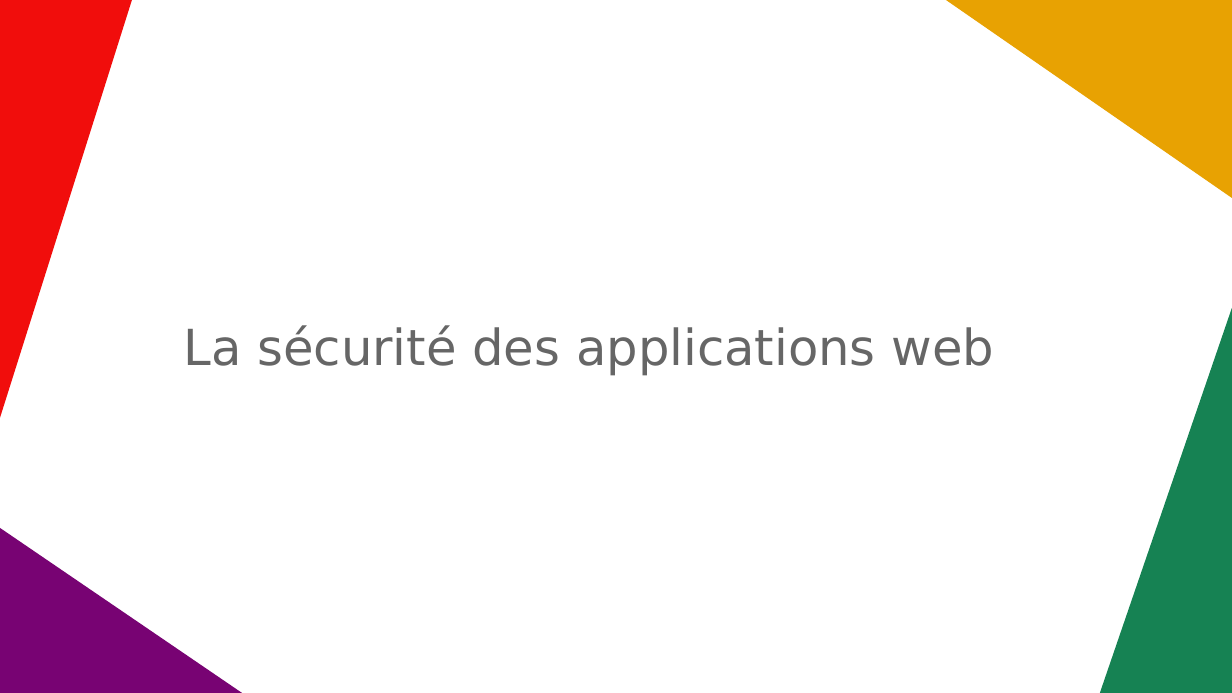
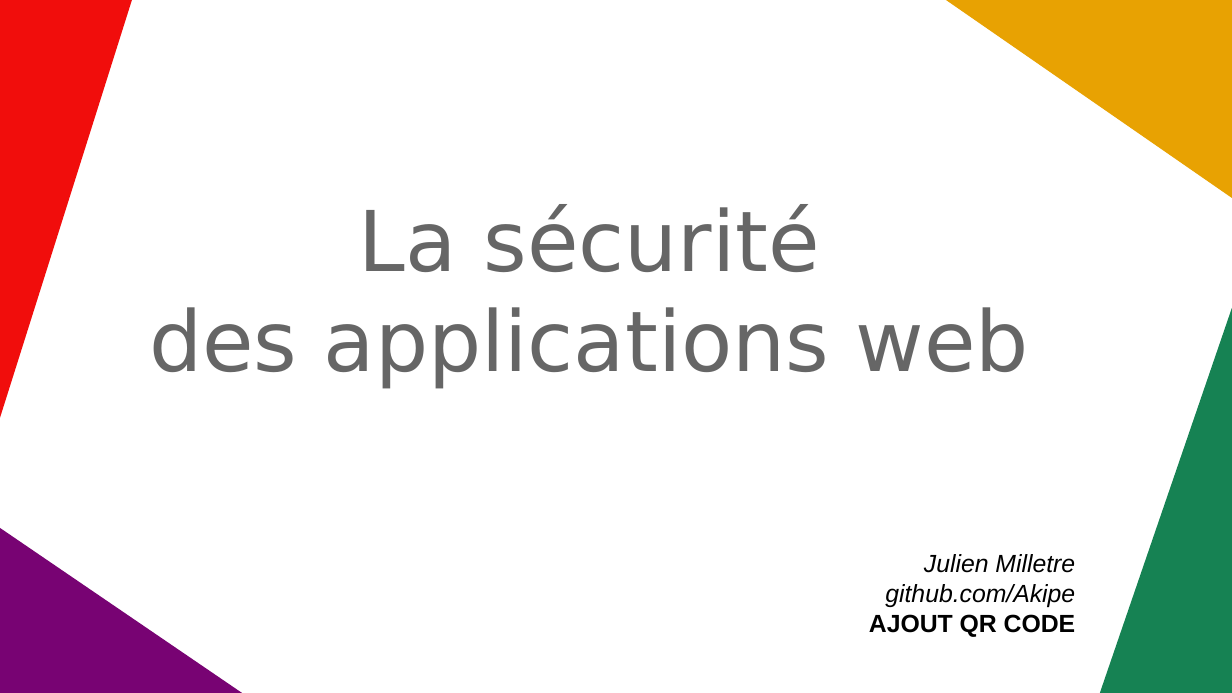
Before and after one commit to Akipe/abc_2105, a slide deck: slide 1 of other/presentations/securite_app_web/presentation_securite_app_web_v2.odp. Drawn at 1232x693 pixels with LibreOffice and Linux fonts; fonts in the diff are those of the drawing. Boxes give left, top, right and bottom in pixels: in the first picture for what was removed or moved away, otherwise in the second. Text is boxed around its words. In the diff, an @@ line names an element or a change of style, - is before the commit and + after.

```diff
--- a/other/presentations/securite_app_web/presentation_securite_app_web_v2.odp
+++ b/other/presentations/securite_app_web/presentation_securite_app_web_v2.odp
@@ subtitle at [149, 204, 1029, 388]: text changed; size 32 to 54 pt @@
-La sécurité des applications web
+La sécurité
+des applications web
@@ text added at [869, 554, 1076, 637], 16 pt, text #000000, italic @@
+Julien Milletre
+github.com/Akipe
+AJOUT QR CODE
```
Also in this commit, not shown: 1 other slide changed, 17 slides added, 1 slide removed, 8 other files.
